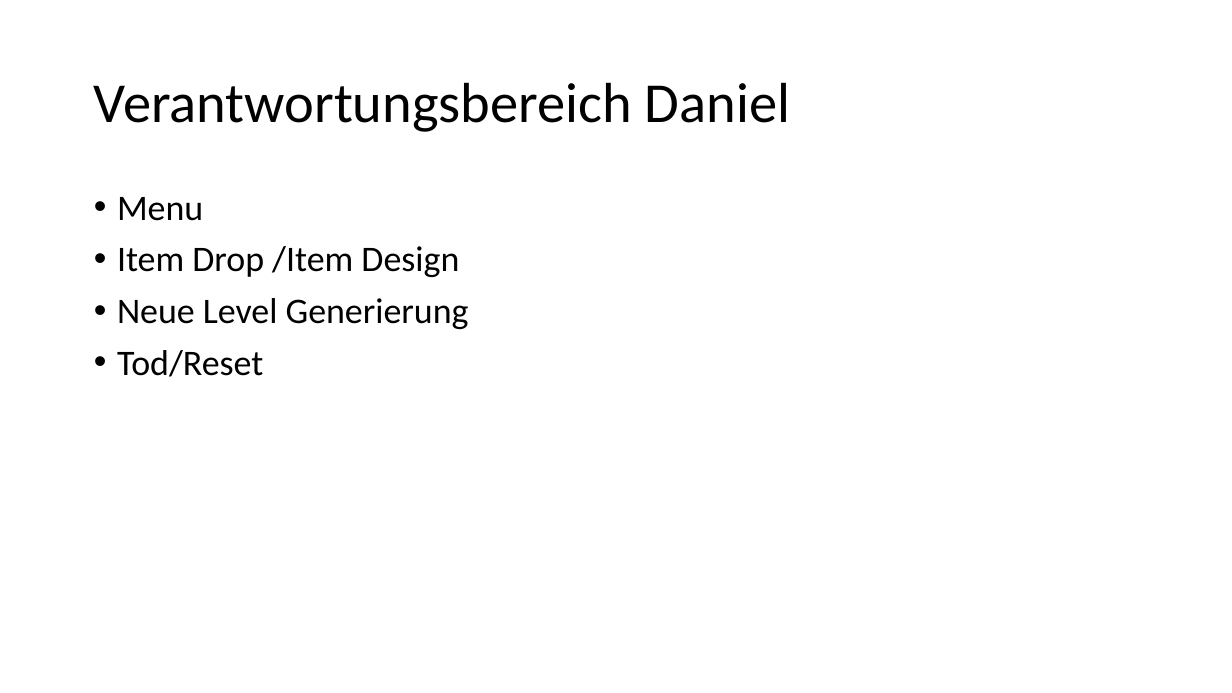
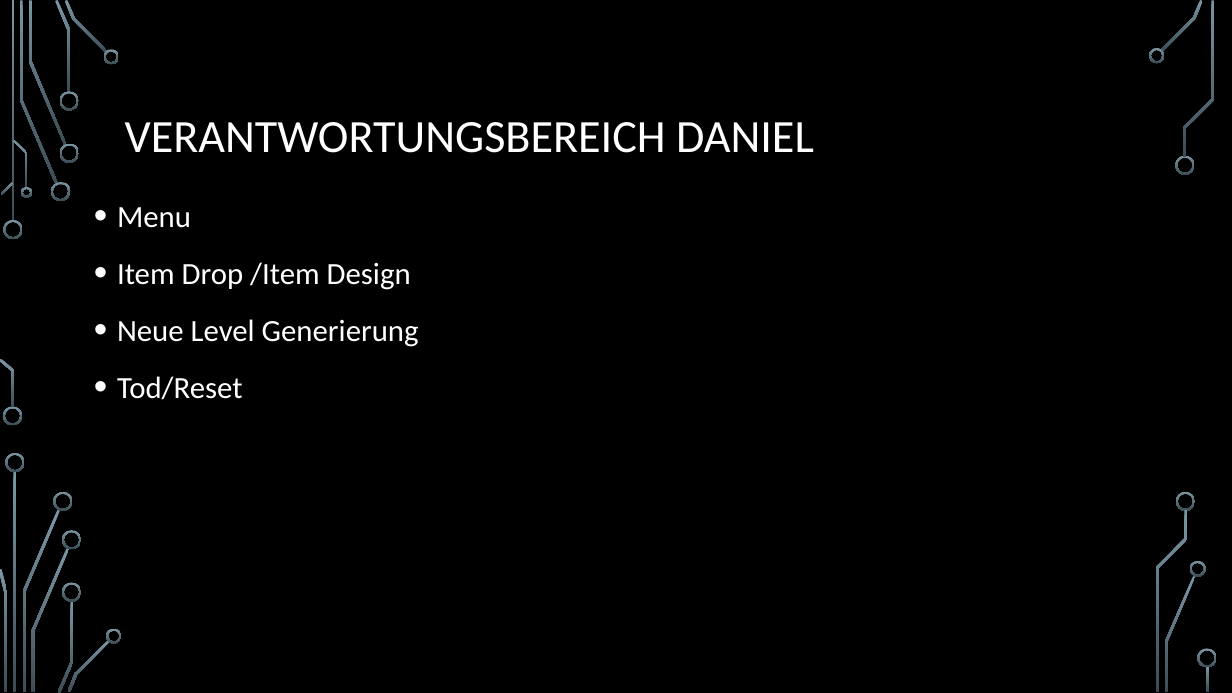
Before and after one commit to nielsq/CreativeNonSense, a slide deck: slide 10 of 12-Skymensions-JanzenQuanzJonetzko.pptx. Drawn at 1232x693 pixels with LibreOffice and Linux fonts; fonts in the diff are those of the drawing; background and template pictures are left out. Boxes give left, top, right and bottom in pixels: in the first picture for what was removed or moved away, otherwise in the second. Text is boxed around its words. In the diff, an @@ line names an element or a change of style, - is before the commit and + after.

Commit message:
Präsi Design

```diff
--- a/12-Skymensions-JanzenQuanzJonetzko.pptx
+++ b/12-Skymensions-JanzenQuanzJonetzko.pptx
@@ background #FFFFFF to picture (left out) @@
@@ title at [125, 122, 814, 153]: text changed; size 44 to 36 pt; text colour #000000 to #FFFFFF @@
-Verantwortungsbereich Daniel
+VERANTWORTUNGSBEREICH DANIEL
@@ text "Menu" at [117, 207, 419, 400]: size 28 to 24 pt, text colour #000000 to #FFFFFF; line spacing 0.9 to 1.2 @@
@@ group added at [0, 0, 1217, 693]: 33 freeform shapes, 3 rectangles @@
```
Also in this commit, not shown: 12 other slides changed.
